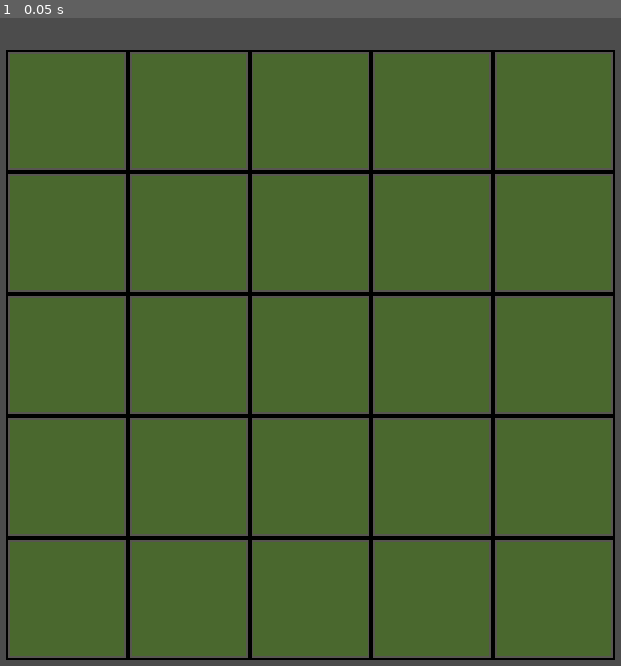
Above: before the commit, frame 1.
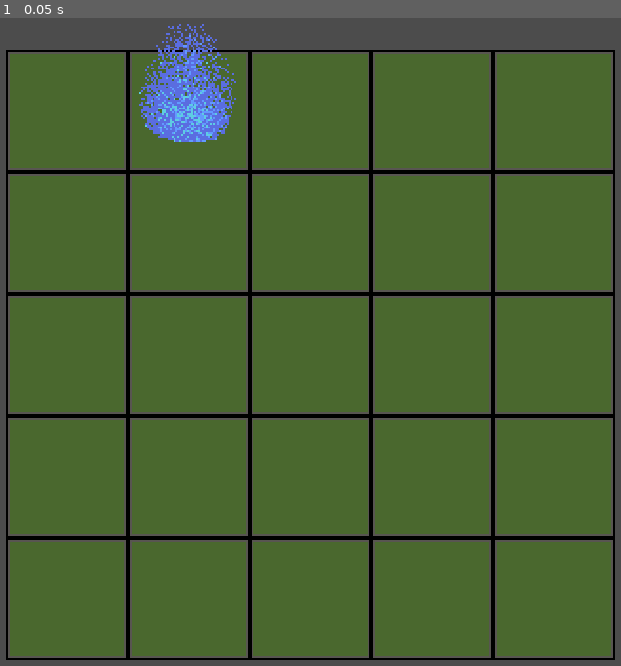
Above: after the commit, the same moment.

Repository: lone-llama-workshop/Permafrost-Slide-Puzzle
Game: Godot game, scene res://Main.tscn
The game is run twice, just before and just after one commit, with the same random seed, the same clock (stepped at 60 frames per second) and the same inputs.
Inputs:
- Up to frame 1 (0.05 s): no input

The runs differ from the first frame. In frame 1, 1.5% of the frame differs, in the area x 22-39%, y 0-20%.

Commit message:
Player script with basic snap to grid working

Diff:
--- a/Main.tscn
+++ b/Main.tscn
@@ -1,8 +1,9 @@
-[gd_scene load_steps=5 format=2]
+[gd_scene load_steps=6 format=2]
 
 [ext_resource path="res://grid.png" type="Texture" id=1]
 [ext_resource path="res://ice_grid.png" type="Texture" id=2]
 [ext_resource path="res://grass_grid.png" type="Texture" id=3]
+[ext_resource path="res://Player.tscn" type="PackedScene" id=4]
 
 [sub_resource type="TileSet" id=1]
 0/name = "grid.png 0"
@@ -55,3 +56,6 @@
 tile_set = SubResource( 1 )
 format = 1
 tile_data = PoolIntArray( 0, 2, 0, 1, 2, 0, 2, 2, 0, 3, 2, 0, 4, 2, 0, 65536, 2, 0, 65537, 2, 0, 65538, 2, 0, 65539, 2, …(227 unchanged characters)…
+
+[node name="Player" parent="TileMap" instance=ExtResource( 4 )]
+position = Vector2( 87.052, 19.0171 )
--- /dev/null
+++ b/Player.gd
@@ -0,0 +1,13 @@
+extends Area2D
+
+const GRID_SIZE: int = 64
+
+
+func _ready() -> void:
+	position = position.snapped(Vector2.ONE * GRID_SIZE)
+	#position = Vector2.ZERO
+	position += Vector2.ONE * GRID_SIZE/2
+
+
+func _process(delta: float) -> void:
+	pass
--- /dev/null
+++ b/Player.tscn
@@ -0,0 +1,17 @@
+[gd_scene load_steps=4 format=2]
+
+[ext_resource path="res://ice_spirit.png" type="Texture" id=1]
+[ext_resource path="res://Player.gd" type="Script" id=2]
+
+[sub_resource type="CircleShape2D" id=1]
+radius = 16.0
+
+[node name="Player" type="Area2D"]
+script = ExtResource( 2 )
+
+[node name="Sprite" type="Sprite" parent="."]
+texture = ExtResource( 1 )
+offset = Vector2( 0, -15 )
+
+[node name="CollisionShape2D" type="CollisionShape2D" parent="."]
+shape = SubResource( 1 )
